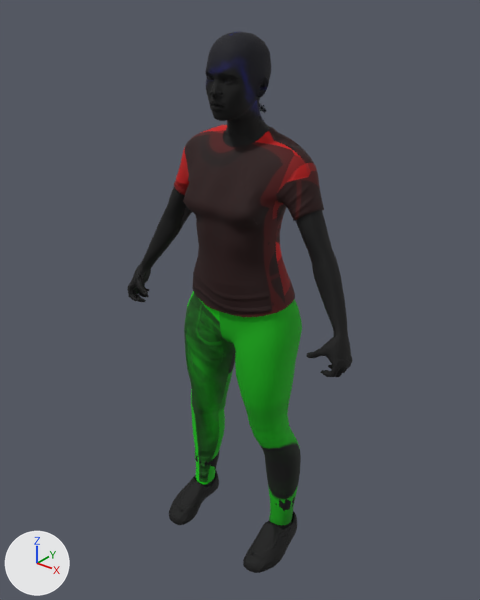
The glTF model assets/models/crowd_k.glb: old version first, new version second.
Both versions are drawn from a camera (50 mm lens) standing at (1.103, -1.42, 1.708) and looking at (-0.009, -0.03, 0.846). Every picture has the same lights, and +X, +Y and +Z are marked at lower left. The first picture is the older version. Where no turn or scale is listed for an object, it has been applied to the vertices. Vertices at exactly the same position are counted once.

The first picture shows 'Body'.
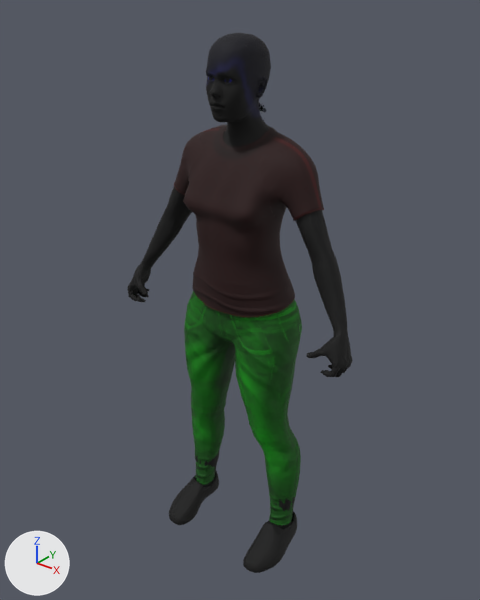
Location of each change, (x1, y1, x2, y2) in pixels of the pictures (480 x 600 px; the box of a moved part takes in the faces that stretch with it):
'Body', reshaped
    before: (127, 31, 353, 573)
    after: (127, 33, 353, 573)
part 1 of me_body, moved or reshaped
    before: (206, 31, 269, 142)
    after: (206, 33, 268, 140)
part 2 of me_body, moved or reshaped (mostly hidden)
    before: (204, 471, 207, 484)
    after: (201, 469, 207, 484)
part 3 of me_body, surface changed
    both: (173, 71, 320, 528)
part 4 of me_body, recoloured
    both: (184, 61, 302, 525)

Edits to the bpy script that builds the scene:
```text
Change me_body:
    used by ob_body; location = (0.0, 0.0, 0.0)
    remove me_body.from_pydata(...)  # 6171 vertices, 11952 faces; spans x -0.4..0.4, y -0.21..0.09, z 0.0..1.59
    add me_body.from_pydata(...)  # 6170 vertices, 11950 faces; spans x -0.4..0.4, y -0.21..0.09, z 0.0..1.58
    me_body part 1: 202 vertices moved within x -0.07..0.07, y -0.15..0.01, z 1.33..1.51; 329 vertices removed from x -0.08..0.08, y -0.15..0.02, z 1.34..1.59; 328 vertices added at x -0.07..0.07, y -0.15..0.02, z 1.34..1.58
    me_body part 2: 2 vertices moved within x -0.18, y 0.01, z 0.09; 2 vertices removed from x -0.18..-0.14, y -0.06..0.01, z 0.09..0.12; 2 vertices added at x -0.18..-0.15, y -0.06..0.01, z 0.1..0.12
    me_body part 3: 8709 kept faces spanning x -0.4..0.4, y -0.21..0.09, z 0.0..1.58 get new texture (UV) coordinates
    me_body part 4: 1839 kept faces spanning x -0.21..0.21, y -0.14..0.09, z 0.09..1.56 get new vertex colours; the middle colour goes from green #00ff00 to green #00ed00
    other edits to the shape of me_body do not show in these pictures
```
